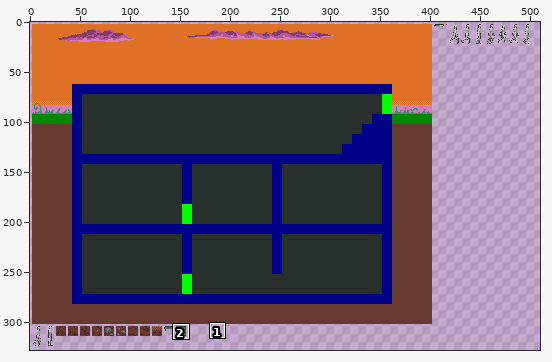
File history of a sprite sheet, images/textures.png. The picture above shows the old version from afar; the outline marks the close-up.
Close-up. Before the edit:
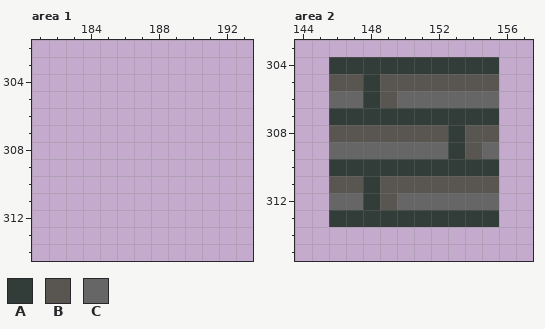
The file is 512x512 pixels. Colours within 5 levels of each other are drawn and written as one. Shown: area 1: x 181..193, y 302..314; area 2: x 144..157, y 303..315. The wide view leaves out empty margins. The commit also changed other parts of the picture, which this record leaves out.
Palette (. is transparent): A #323c39  B #595652  C #666666
Pixels before, area 2, first column x 146:
304 AAAAAAAAAA
305 BBABBBBBBB
306 CCABCCCCCC
307 AAAAAAAAAA
308 BBBBBBBABB
309 CCCCCCCABC
310 AAAAAAAAAA
311 BBABBBBBBB
312 CCABCCCCCC
313 AAAAAAAAAA
New version:
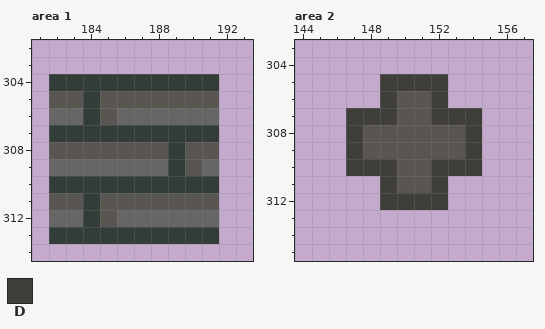
Colours new in this view: D #403e3b
Difference:
Area 1:
y 304: x 182..191 .......... -> AAAAAAAAAA
y 305: x 182..191 .......... -> BBABBBBBBB
y 306: x 182..191 .......... -> CCABCCCCCC
y 307: x 182..191 .......... -> AAAAAAAAAA
y 308: x 182..191 .......... -> BBBBBBBABB
y 309: x 182..191 .......... -> CCCCCCCABC
y 310: x 182..191 .......... -> AAAAAAAAAA
y 311: x 182..191 .......... -> BBABBBBBBB
y 312: x 182..191 .......... -> CCABCCCCCC
y 313: x 182..191 .......... -> AAAAAAAAAA
Area 2:
y 304: x 146..155 AAAAAAAAAA -> ..........
y 305: x 146..155 BBABBBBBBB -> ...DDDD...
y 306: x 146..155 CCABCCCCCC -> ...DBBD...
y 307: x 146..155 AAAAAAAAAA -> .DDDBBDDD.
y 308: x 146..147 BB -> .D; x 153..155 ABB -> BD.
y 309: x 146..155 CCCCCCCABC -> .DBBBBBBD.
y 310: x 146..155 AAAAAAAAAA -> .DDDBBDDD.
y 311: x 146..149 BBAB -> ...D; x 152..155 BBBB -> D...
y 312: x 146..155 CCABCCCCCC -> ...DDDD...
y 313: x 146..155 AAAAAAAAAA -> ..........
